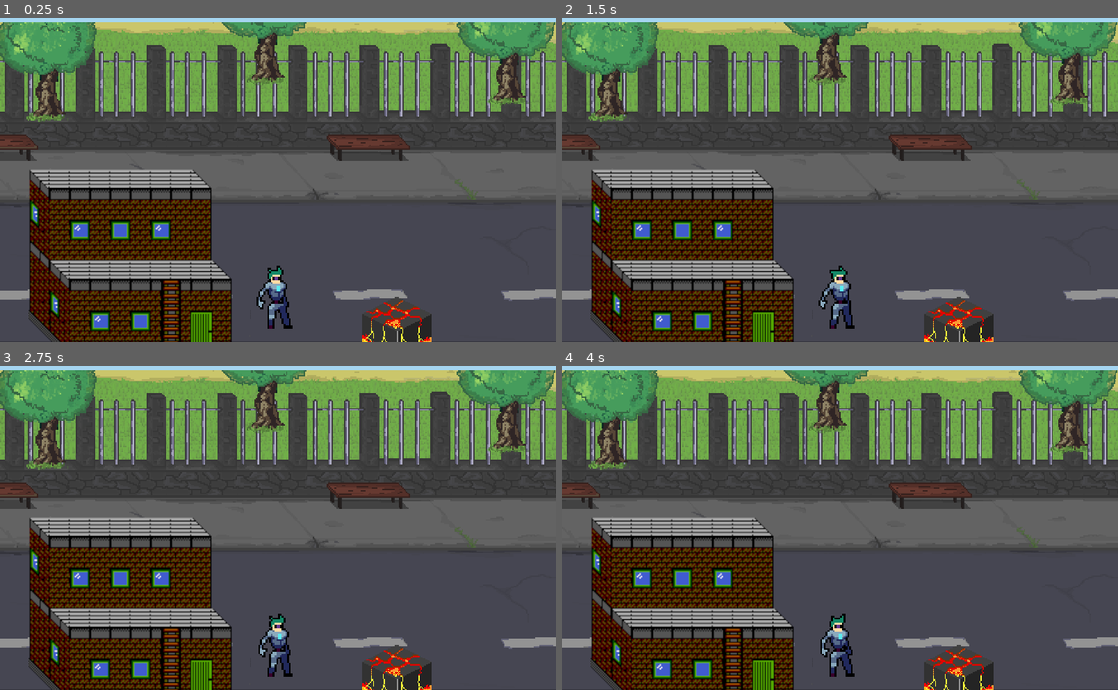
Above: before the commit, frames 1-4 (two rows, left to right).
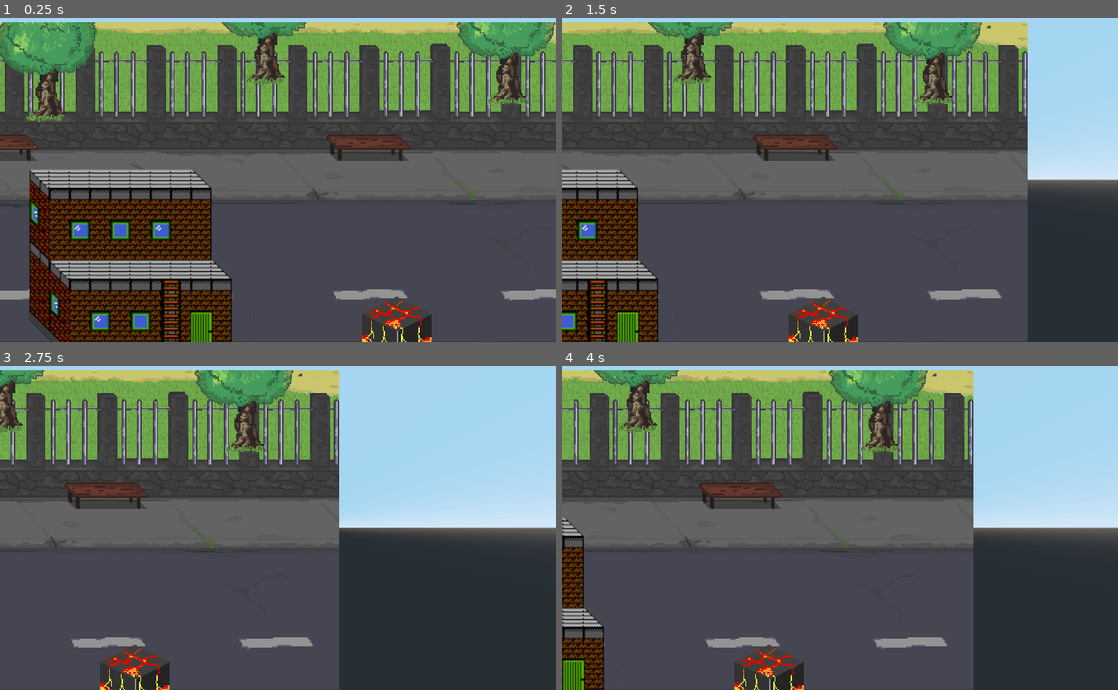
Above: after the commit, the same moments.

Repository: Kelrogg/Beat-emUp3D
Game: Godot game, scene res://src/scenes/main.tscn
Two runs of this game, one before a commit and one after it. Both use one fixed random seed, a clock stepped at 60 frames per second and the inputs below.
Inputs:
- Up to frame 1 (0.25 s): no input
- Up to frame 2 (1.5 s): hold Right (ui_right) 0.53-1.28 s; hold Down (ui_down) from 1.28 s (still down)
- Up to frame 3 (2.75 s): release Down (ui_down) at 2.03 s; hold Right (ui_right) from 2.03 s (still down)
- Up to frame 4 (4 s): release Right (ui_right) at 2.78 s; hold Up (ui_up) 2.78-3.53 s; hold Left (ui_left) from 3.53 s (still down)

The runs differ from the first frame. In frame 1, 0.7% of the frame differs, in the area x 46-53%, y 76-96%; in frame 2, 53%; in frame 3, 68%, in the area x 0-100%, y 1-100%; in frame 4, 61%.
Error before the commit: Parse Error: Unknown class: "AnimKinematicBody" (res://src/scripts/character/character.gd:1)

Commit message:
update project.godot

Diff:
--- a/project.godot
+++ b/project.godot
@@ -7,6 +7,46 @@
 ;   param=value ; assign values to parameters
 
 config_version=4
+
+_global_script_classes=[ {
+"base": "BaseState",
+"class": "AnimKinemBodyState",
+"language": "GDScript",
+"path": "res://src/scripts/fsm/movement/anim_kinem_body_base_state.gd"
+}, {
+"base": "KinematicBody",
+"class": "AnimKinematicBody",
+"language": "GDScript",
+"path": "res://src/scripts/animated_kinematic_body.gd"
+}, {
+"base": "Node",
+"class": "BaseState",
+"language": "GDScript",
+"path": "res://src/scripts/fsm/base_state.gd"
+}, {
+"base": "Node",
+"class": "BaseStateManager",
+"language": "GDScript",
+"path": "res://src/scripts/fsm/base_state_manager.gd"
+}, {
+"base": "AnimKinematicBody",
+"class": "Character",
+"language": "GDScript",
+"path": "res://src/scripts/character/character.gd"
+}, {
+"base": "AnimKinemBodyState",
+"class": "MoveState",
+"language": "GDScript",
+"path": "res://src/scripts/fsm/movement/player/move_state.gd"
+} ]
+_global_script_class_icons={
+"AnimKinemBodyState": "",
+"AnimKinematicBody": "",
+"BaseState": "",
+"BaseStateManager": "",
+"Character": "",
+"MoveState": ""
+}
 
 [application]
 
@@ -21,6 +61,26 @@
 "events": [ Object(InputEventKey,"resource_local_to_scene":false,"resource_name":"","device":0,"alt":false,"shift":false,"control":false,"meta":false,"command":false,"pressed":false,"scancode":90,"physical_scancode":0,"unicode":0,"echo":false,"script":null)
  ]
 }
+player_move_left={
+"deadzone": 0.5,
+"events": [ Object(InputEventKey,"resource_local_to_scene":false,"resource_name":"","device":0,"alt":false,"shift":false,"control":false,"meta":false,"command":false,"pressed":false,"scancode":0,"physical_scancode":16777231,"unicode":0,"echo":false,"script":null)
+ ]
+}
+player_move_right={
+"deadzone": 0.5,
+"events": [ Object(InputEventKey,"resource_local_to_scene":false,"resource_name":"","device":0,"alt":false,"shift":false,"control":false,"meta":false,"command":false,"pressed":false,"scancode":0,"physical_scancode":16777233,"unicode":0,"echo":false,"script":null)
+ ]
+}
+player_move_up={
+"deadzone": 0.5,
+"events": [ Object(InputEventKey,"resource_local_to_scene":false,"resource_name":"","device":0,"alt":false,"shift":false,"control":false,"meta":false,"command":false,"pressed":false,"scancode":0,"physical_scancode":16777232,"unicode":0,"echo":false,"script":null)
+ ]
+}
+player_move_down={
+"deadzone": 0.5,
+"events": [ Object(InputEventKey,"resource_local_to_scene":false,"resource_name":"","device":0,"alt":false,"shift":false,"control":false,"meta":false,"command":false,"pressed":false,"scancode":0,"physical_scancode":16777234,"unicode":0,"echo":false,"script":null)
+ ]
+}
 
 [physics]
 
